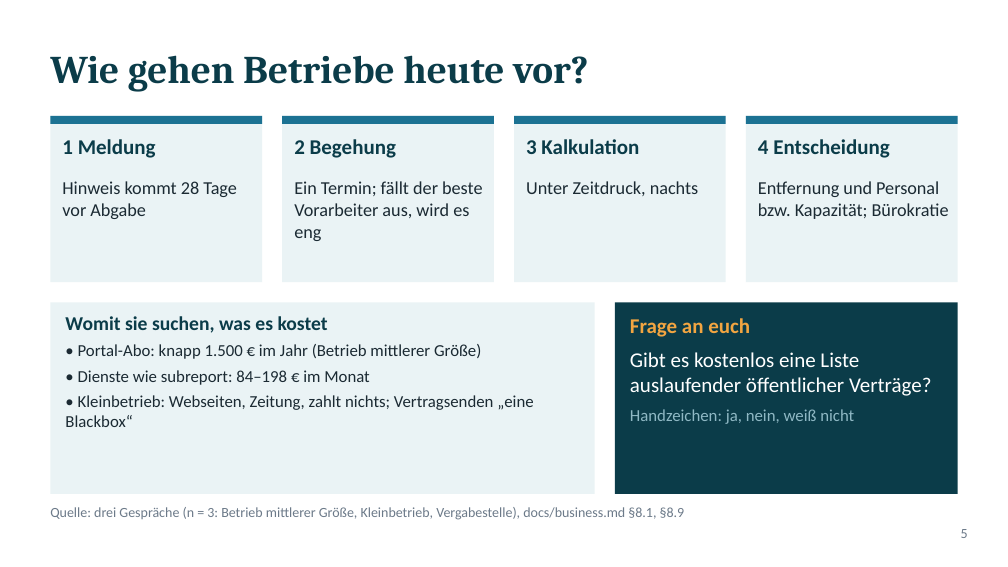
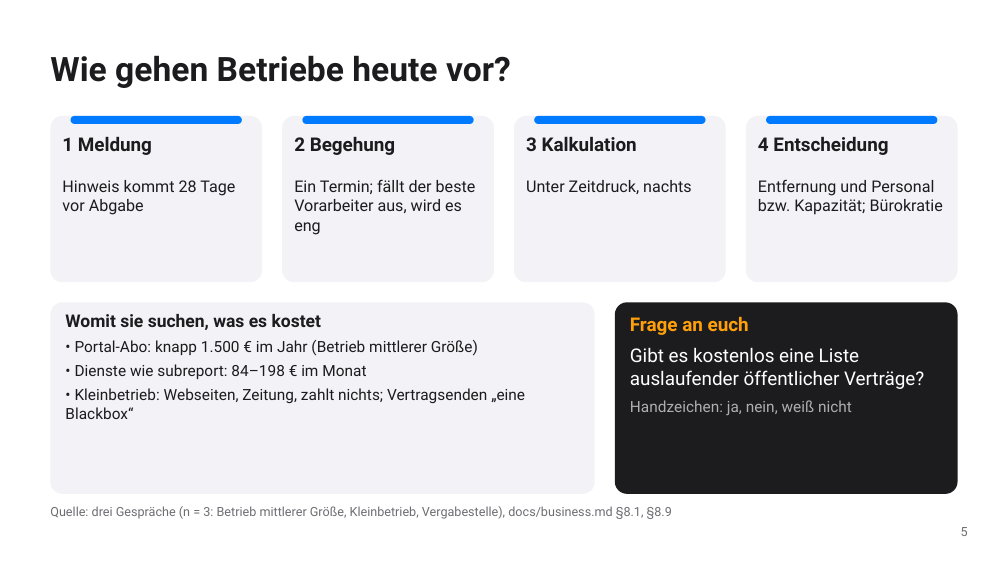
Before and after one commit to ludwigrichthammer9-web/vergabe_radar, a slide deck: slide 5 of docs/vortrag/vortrag_vergabe_radar.pptx. Drawn at 1008x567 pixels with LibreOffice and Linux fonts; fonts in the diff are those of the drawing. Boxes give left, top, right and bottom in pixels: in the first picture for what was removed or moved away, otherwise in the second. Text is boxed around its words. In the diff, an @@ line names an element or a change of style, - is before the commit and + after.

```diff
--- a/docs/vortrag/vortrag_vergabe_radar.pptx
+++ b/docs/vortrag/vortrag_vergabe_radar.pptx
@@ title "Wie gehen Betriebe heute vor?" at (50, 55, 511, 88): size 28 to 24 pt, font Cambria to Roboto, text colour #0B3C49 to #1C1C1E @@
@@ rounded rectangle: place and size @@
-rounded rectangle at (50, 116, 262, 124)
+rounded rectangle at (71, 116, 242, 124)
@@ rounded rectangle: place and size @@
-rounded rectangle at (282, 116, 494, 124)
+rounded rectangle at (302, 116, 474, 124)
@@ rounded rectangle: place and size @@
-rounded rectangle at (514, 116, 726, 124)
+rounded rectangle at (534, 116, 706, 124)
@@ rectangle to rounded rectangle; fill #1C7293 to #007AFF in 4 elements at (302, 116, 474, 124), (534, 116, 706, 124), (71, 116, 242, 124), (766, 116, 937, 124) @@
@@ rounded rectangle: place and size @@
-rounded rectangle at (746, 116, 958, 124)
+rounded rectangle at (766, 116, 937, 124)
@@ size 15 to 13.5 pt, font Calibri to Roboto, text colour #0B3C49 to #1C1C1E in 4 elements at (62, 137, 152, 155), (294, 137, 395, 155), (526, 136, 637, 151), (758, 137, 888, 155) @@
@@ size 13 to 11.5 pt, font Calibri to Roboto, text colour #1B2A33 to #1C1C1E in 4 elements at (62, 180, 235, 215), (294, 179, 476, 235), (526, 180, 692, 194), (758, 179, 943, 215) @@
@@ rectangle to rounded rectangle; fill #EAF3F5 to #F2F2F7 in 5 elements at (50, 116, 262, 282), (282, 116, 494, 282), (514, 116, 726, 282), (746, 116, 958, 282), (50, 302, 595, 494) @@
@@ text "Womit sie suchen, was es ..." at (65, 314, 525, 419): size 14 to 12.5 pt, text colour #0B3C49 to #1C1C1E in "Womit sie suchen, was es kostet"; font Calibri to Roboto; size 12 to 11 pt, text colour #1B2A33 to #1C1C1E in "• Portal-Abo: knapp 1.500 € im Jahr ...", "• Dienste wie subreport: 84–198 € im ...", "• Kleinbetrieb: Webseiten, Zeitung, zahlt nichts; Vertragsen ..." @@
@@ rounded rectangle at (615, 302, 958, 494): rectangle to rounded rectangle; fill #0B3C49 to #1C1C1E @@
@@ text "Frage an euch" at (630, 317, 924, 415): size 15 to 13.5 pt in "Frage an euch", "Gibt es kostenlos eine Liste auslaufender öffentlicher ..."; font Calibri to Roboto; text colour #F2A541 to #FF9F0A in "Frage an euch"; size 12 to 11 pt, text colour #8FB8C4 to #AEAEB2 in "Handzeichen: ja, nein, weiß nicht" @@
@@ text "Quelle: drei Gespräche (n = ..." at (50, 506, 672, 519): size 10 to 9 pt, font Calibri to Roboto, text colour #6C7A89 to #6E6E73 @@
@@ text "5" at (961, 527, 968, 536): size 10 to 9 pt, font Calibri to Roboto, text colour #6C7A89 to #6E6E73 @@
```
Also in this commit, not shown: 10 other slides changed, 1 slide added, 1 slide removed, 7 other files.
